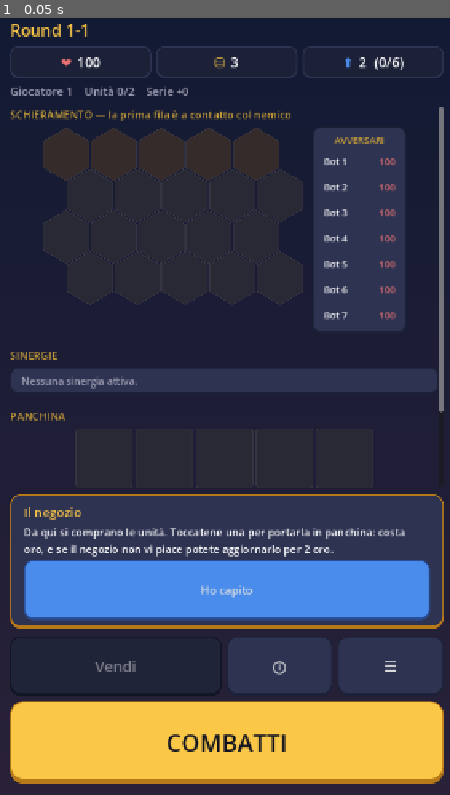
Above: before the commit, frame 1.
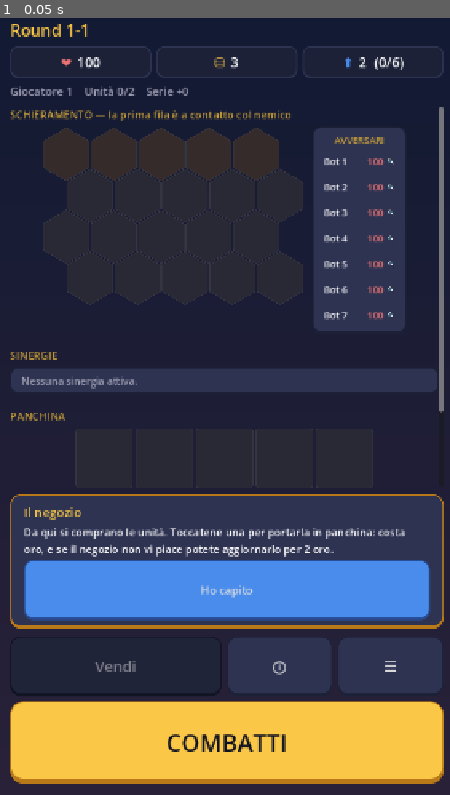
Above: after the commit, the same moment.

Repository: FAngelo94/AutochessOfAges
Game: Godot game, scene res://ui/main.tscn
Two runs of this game, one before a commit and one after it. Both use one fixed random seed, a clock stepped at 60 frames per second and the inputs below. This scene is started directly instead of the project's main scene.
Inputs:
- Up to frame 1 (0.05 s): no input

The runs differ from the first frame. In frame 1, 0.3% of the frame differs, in the area x 81-88%, y 18-39%.

Commit message:
Add ranking tips and adjust UI elements for better clarity and usability

Diff:
--- a/data/tutorial.json
+++ b/data/tutorial.json
@@ -64,6 +64,10 @@
       "title": "Si combatte da soli",
       "body": "Avete appena visto la prima battaglia: si svolge tutta in automatico. Preparatevi meglio per il prossimo round mentre l'oro è ancora vostro."
     },
+    "ranking": {
+      "title": "Spiare gli avversari",
+      "body": "Il riquadro AVVERSARI elenca chi è ancora in gioco, ordinato per vita. Toccate una riga per rivedere lo schieramento con cui quell'avversario ha combattuto l'ultimo round: utile per capire cosa vi aspetta e correggere la formazione."
+    },
     "economy": {
       "title": "Interessi",
       "body": "Ogni {interest_per} oro tenuto da parte frutta 1 oro di interesse a fine round, fino a {max_interest}. Spendere tutto ogni volta costa più di quanto sembri."
--- a/project.godot
+++ b/project.godot
@@ -28,7 +28,7 @@
 window/size/viewport_height=1280
 window/stretch/mode="canvas_items"
 window/stretch/aspect="keep_width"
-window/handheld/orientation="portrait"
+window/handheld/orientation=1
 
 [input_devices]
 
--- /dev/null
+++ b/tools/debug_battle.gd
@@ -0,0 +1,41 @@
+extends SceneTree
+
+## Lancia il gioco direttamente sulla schermata di battaglia, con una squadra
+## già pronta su entrambi i lati, per iterare rapidamente sulla UI di
+## combattimento (es. ui/combat_view.gd) senza rifare tutta la fase di
+## preparazione ad ogni riavvio.
+##
+##   godot --path . --script res://tools/debug_battle.gd -- --seed=4242
+##
+## Va eseguito SENZA --headless: dopo essere entrato in battaglia il gioco
+## resta interattivo, la finestra non si chiude da sola.
+
+var _frames := 0
+var _main: Control = null
+
+
+func _process(_delta: float) -> bool:
+	_frames += 1
+
+	match _frames:
+		1:
+			_main = (load("res://ui/main.tscn") as PackedScene).instantiate()
+			root.add_child(_main)
+		2:
+			var player: Player = _main.player()
+			player.level = 6
+			player.gold = 42
+			var line_up := ["legionarius", "sagittarius", "centurio", "velites", "equites", "ballistarius"]
+			var column := 0
+			for unit_id in line_up:
+				var unit := player.grant_unit(unit_id, 2 if column % 2 == 0 else 1)
+				var columns := int(GameData.balance()["match"]["board_columns"])
+				player.move_to_board(unit, Vector2i(column % columns, 0 if column % 2 == 0 else 3))
+				column += 1
+			player.grant_unit("cataphractus")
+			player.grant_unit("arminius", 2)
+			_main._refresh()
+		3:
+			_main._on_fight_pressed()
+
+	return false
--- a/ui/combat_view.gd
+++ b/ui/combat_view.gd
@@ -37,6 +37,15 @@
 const BAR_SIZE := Vector2(58.0, 8.0)
 const RESULT_BEAM_DURATION := 0.55
 
+## Fasce riservate agli eroi sopra e sotto la scacchiera 3D: senza queste, il
+## riquadro 3D copriva l'intero controllo e i ritratti agli angoli finivano
+## sovrapposti alle celle estreme del campo. Restringendo il SubViewport a
+## un'area centrale, queste fasce restano libere per i piedistalli degli eroi
+## e per lo sfondo da arena, e non fanno mai parte della simulazione 3D.
+const HERO_ZONE_TOP := 10.0
+const HERO_ZONE_BOTTOM := 72.0
+const HERO_PORTRAIT_SIZE := 56.0
+
 var speed: float = 1.0
 var is_playing: bool = false
 ## true mentre il fascio di fine round sta animando: _process() in questo
@@ -99,6 +108,12 @@
 	var container := SubViewportContainer.new()
 	container.stretch = true
 	container.set_anchors_preset(Control.PRESET_FULL_RECT)
+	# Il riquadro 3D resta rientrato di HERO_ZONE_TOP/BOTTOM rispetto al
+	# controllo: le due fasce libere che ne risultano sopra e sotto ospitano i
+	# ritratti degli eroi e lo sfondo da arena, senza che nulla della scena 3D
+	# possa mai finire disegnato sotto di loro.
+	container.offset_top = HERO_ZONE_TOP
+	container.offset_bottom = -HERO_ZONE_BOTTOM
 	container.mouse_filter = Control.MOUSE_FILTER_IGNORE
 	# Un Control disegna se stesso prima dei propri figli, quindi il _draw di
 	# CombatView finirebbe sotto l'immagine della battaglia. Mandare il riquadro
@@ -134,7 +149,7 @@
 func _board_pixel_size() -> Vector2:
 	return Vector2(
 		_columns * (CELL.x + CELL_GAP),
-		_rows * (CELL.y + CELL_GAP) + 28.0
+		_rows * (CELL.y + CELL_GAP) + 28.0 + HERO_ZONE_TOP + HERO_ZONE_BOTTOM
 	)
 
 
@@ -147,21 +162,22 @@
 
 
 ## Entrambi i ritratti restano ancorati in alto a sinistra (anchor 0,0,0,0) e
-## si posizionano con offset assoluti calcolati dalla dimensione della board:
-## un'ancora al 100% (in basso/a destra) sembra la scelta ovvia per il
-## ritratto del giocatore, ma CombatView è più grande della board disegnata —
-## si allunga con SIZE_EXPAND_FILL per riempire lo spazio verticale E
-## orizzontale che avanza nel layout — quindi quell'ancora lo piazzava fuori
-## dallo schermo, al fondo del controllo invece che al fondo della board.
-## Il fondo del controllo coincide sempre con l'origine locale (0,0), la
-## stessa da cui _draw() disegna la board: da lì, gli offset assoluti restano
-## corretti qualunque sia la dimensione reale del controllo.
+## si posizionano con offset assoluti calcolati dalla dimensione reale del
+## controllo: CombatView si allunga con SIZE_EXPAND_FILL per riempire lo
+## spazio verticale e orizzontale che avanza nel layout, e il riquadro 3D
+## (PRESET_FULL_RECT) si allarga insieme a lui, quindi la board disegnata
+## occupa sempre l'intero controllo, non la sua sola dimensione minima.
+## Usare `_board_pixel_size()` qui — fissa, calcolata solo da righe/colonne —
+## ancorava i ritratti alla dimensione di default: al primo ridimensionamento
+## della finestra la board visibile cresceva ma i ritratti restavano fermi.
 func _position_corner_portraits() -> void:
-	var board := _board_pixel_size()
-	_opponent_hero_portrait.position = Vector2(8.0, 8.0)
-	_opponent_hero_portrait.size = Vector2(56.0, 56.0)
-	_self_hero_portrait.position = Vector2(board.x - 64.0, board.y - 64.0)
-	_self_hero_portrait.size = Vector2(56.0, 56.0)
+	var board := size
+	# Entrambi restano nelle fasce riservate (HERO_ZONE_TOP/BOTTOM), fuori
+	# dall'area occupata dal riquadro 3D: non coprono più il campo.
+	_opponent_hero_portrait.position = Vector2(-40, -40)
+	_opponent_hero_portrait.size = Vector2(HERO_PORTRAIT_SIZE, HERO_PORTRAIT_SIZE)
+	_self_hero_portrait.position = Vector2(board.x - 160, board.y - 230)
+	_self_hero_portrait.size = Vector2(HERO_PORTRAIT_SIZE, HERO_PORTRAIT_SIZE)
 
 
 ## Ritratti degli eroi ai due angoli. `self_hero_id`/`opponent_hero_id` sono
@@ -212,6 +228,7 @@
 func _on_resized() -> void:
 	if _board != null:
 		_board.on_viewport_resized()
+	_position_corner_portraits()
 
 
 ## Carica una battaglia risolta e si prepara a riprodurla dall'inizio.
--- a/ui/main.gd
+++ b/ui/main.gd
@@ -423,7 +423,7 @@
 	box.add_child(_build_combat_bottom_bar())
 
 	_combat_outcome = Label.new()
-	_combat_outcome.add_theme_font_size_override("font_size", 26)
+	_combat_outcome.add_theme_font_size_override("font_size", 18)
 	_combat_outcome.autowrap_mode = TextServer.AUTOWRAP_WORD_SMART
 	_combat_outcome.horizontal_alignment = HORIZONTAL_ALIGNMENT_CENTER
 	box.add_child(_combat_outcome)
@@ -456,8 +456,8 @@
 	# pulsanti più un quinto non ci starebbe comunque.
 	_continue_button = Button.new()
 	_continue_button.text = "CONTINUA"
-	_continue_button.custom_minimum_size = Vector2(0, Style.TOUCH_PRIMARY)
-	_continue_button.add_theme_font_size_override("font_size", 34)
+	_continue_button.custom_minimum_size = Vector2(0, Style.TOUCH_MIN)
+	_continue_button.add_theme_font_size_override("font_size", 22)
 	_continue_button.add_theme_color_override("font_color", Style.INK)
 	_continue_button.add_theme_color_override("font_hover_color", Style.INK)
 	_continue_button.add_theme_color_override("font_pressed_color", Style.INK)
@@ -676,12 +676,16 @@
 	opponents.sort_custom(func(a: Player, b: Player) -> bool: return a.hp > b.hp)
 
 	for pl in opponents:
-		# La riga è un pulsante piatto: tocca per rivedere l'ultimo schieramento
-		# di quell'avversario. I figli ignorano il mouse, così il clic arriva
-		# sempre al pulsante che li contiene (come in UnitSlot).
+		# La riga tocca per rivedere l'ultimo schieramento di quell'avversario.
+		# I figli ignorano il mouse, così il clic arriva sempre al pulsante che
+		# li contiene (come in UnitSlot). Non più `flat`: senza uno stato hover
+		# e pressed la riga non sembra toccabile: una piastra minima —
+		# trasparente da ferma, appena illuminata al passaggio, incassata da
+		# premuta — dà l'affordance senza rubare spazio nel riquadro stretto.
 		var row := Button.new()
-		row.flat = true
 		row.custom_minimum_size = Vector2(0, Style.TOUCH_MIN * 0.4)
+		row.tooltip_text = "Rivedi lo schieramento di %s" % pl.display_name
+		_style_ranking_row(row)
 		row.pressed.connect(_open_spectate.bind(pl))
 		_ranking_list.add_child(row)
 
@@ -704,6 +708,15 @@
 		hp_label.mouse_filter = Control.MOUSE_FILTER_IGNORE
 		inner.add_child(hp_label)
 
+		# Lente in coda: segnala che la riga apre un dettaglio, senza dover
+		# leggere il tooltip (assente su touch).
+		var peek := Label.new()
+		peek.text = "🔍"
+		peek.add_theme_font_size_override("font_size", 13)
+		peek.add_theme_color_override("font_color", Style.TEXT_DIM)
+		peek.mouse_filter = Control.MOUSE_FILTER_IGNORE
+		inner.add_child(peek)
+
 		if pl.eliminated or pl.hp <= 0:
 			hp_label.text = "☠"
 			name_label.add_theme_color_override("font_color", Style.TEXT_DIM)
@@ -711,6 +724,29 @@
 		else:
 			hp_label.text = str(pl.hp)
 			hp_label.add_theme_color_override("font_color", Color(0.92, 0.45, 0.45))
+
+
+## Piastra minima per le righe della classifica avversari: trasparente da
+## ferma per non appesantire il riquadro, un velo chiaro al passaggio del
+## mouse e una faccia incassata da premuta — lo stesso linguaggio di
+## Style.apply_plate ma con margini ridotti, perché la riga è alta poche
+## decine di pixel e larga 150.
+func _style_ranking_row(row: Button) -> void:
+	var clear := Style.box(Color(0, 0, 0, 0), Color(0, 0, 0, 0), 0, 6)
+	clear.content_margin_left = 6
+	clear.content_margin_right = 6
+	clear.content_margin_top = 3
+	clear.content_margin_bottom = 3
+	var hover := clear.duplicate() as StyleBoxFlat
+	hover.bg_color = Style.PLATE.lightened(0.06)
+	hover.border_color = Style.PLATE.lightened(0.25)
+	hover.set_border_width_all(1)
+	var pressed := hover.duplicate() as StyleBoxFlat
+	pressed.bg_color = Style.PLATE_DARK
+	row.add_theme_stylebox_override("normal", clear)
+	row.add_theme_stylebox_override("hover", hover)
+	row.add_theme_stylebox_override("pressed", pressed)
+	row.add_theme_stylebox_override("focus", clear)
 
 
 ## Riquadro sinergie sulla schermata principale: una fila di chip che va a capo
@@ -1022,6 +1058,9 @@
 	_continue_button.visible = true
 	_combat_controls.visible = false
 	_tips.queue_tip("combat")
+	# Vista la prima battaglia, il giocatore ha un motivo concreto per aprire il
+	# riquadro AVVERSARI: spiegargli che le righe sono toccabili.
+	_tips.queue_tip("ranking")
 	if own.get("opponent") != null and not bool(own.get("ghost", false)):
 		_combat_view.show_result_beam(bool(own["won"]), int(own["damage_dealt"] if bool(own["won"]) else own["damage"]))
 
--- a/ui/tip_bubble.gd
+++ b/ui/tip_bubble.gd
@@ -15,7 +15,7 @@
 
 ## Ogni id qui dentro deve avere una voce corrispondente in
 ## data/tutorial.json sotto "tips" — tests/run_tests.gd lo verifica.
-const KNOWN_TIPS := ["shop", "bench", "board", "star", "synergy", "combat", "economy"]
+const KNOWN_TIPS := ["shop", "bench", "board", "star", "synergy", "combat", "economy", "ranking"]
 
 ## Spento dai test per non interferire col percorso già coperto da ui_smoke.
 var enabled: bool = true
